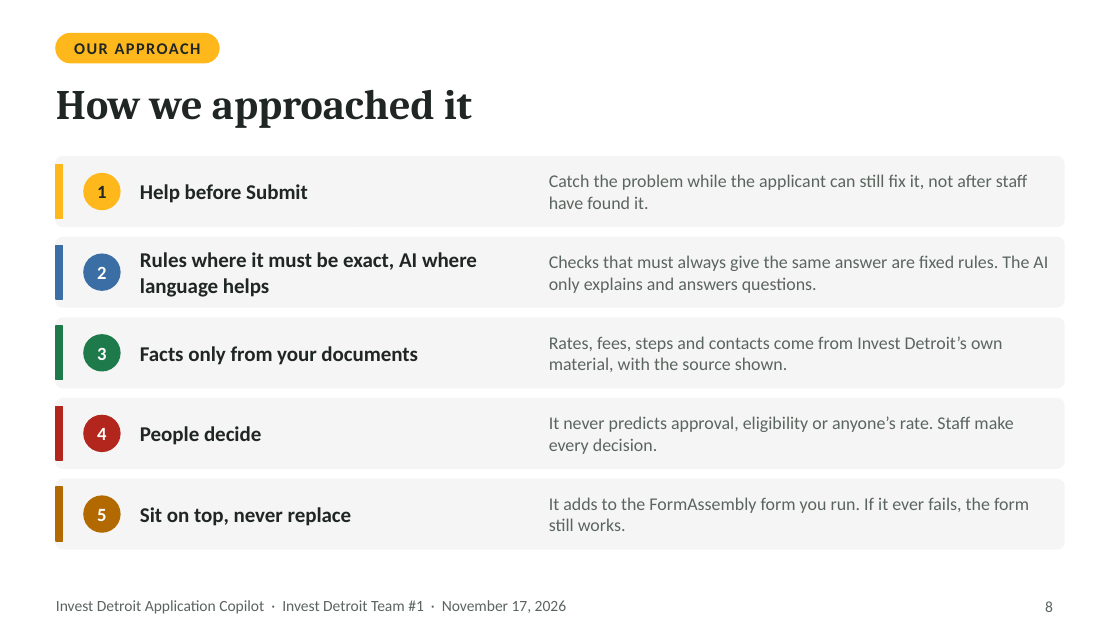
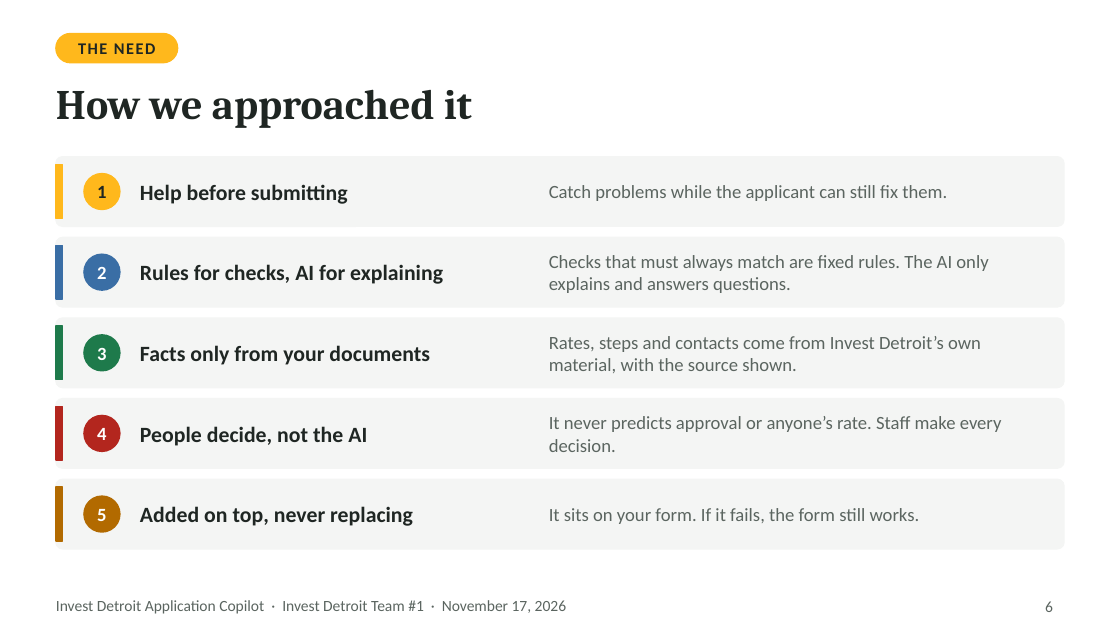
Before and after one commit to Ross-Business-Tech/Invest-Detroit-Project-1, a slide deck: slide 6 of docs/slides/Invest-Detroit-Copilot-Final-Presentation.pptx (slide 8 before the commit). Drawn at 1120x630 pixels with LibreOffice and Linux fonts; fonts in the diff are those of the drawing. Boxes give left, top, right and bottom in pixels: in the first picture for what was removed or moved away, otherwise in the second. Text is boxed around its words. In the diff, an @@ line names an element or a change of style, - is before the commit and + after.

```diff
--- a/docs/slides/Invest-Detroit-Copilot-Final-Presentation.pptx
+++ b/docs/slides/Invest-Detroit-Copilot-Final-Presentation.pptx
@@ rounded rectangle: place and size @@
-rounded rectangle at <box>56,34,218,63</box>
+rounded rectangle at <box>56,34,178,63</box>
@@ text at <box>78,43,155,54</box>: text changed @@
-OUR APPROACH
+THE NEED
@@ text at <box>140,184,348,204</box>: text changed; size 13.5 to 14 pt @@
-Help before Submit
+Help before submitting
@@ text at <box>549,185,947,201</box>: text changed; size 11.5 to 12 pt @@
-Catch the problem while the applicant can still fix it, not after staff have found it.
+Catch problems while the applicant can still fix them.
@@ text at <box>140,264,443,284</box>: text changed; size 13.5 to 14 pt @@
-Rules where it must be exact, AI where language helps
+Rules for checks, AI for explaining
@@ text at <box>549,255,988,293</box>: text changed; size 11.5 to 12 pt @@
-Checks that must always give the same answer are fixed rules. The AI only explains and answers questions.
+Checks that must always match are fixed rules. The AI only explains and answers questions.
@@ text "Facts only from your documents" at <box>140,345,430,365</box>: size 13.5 to 14 pt @@
@@ text at <box>549,336,981,373</box>: text changed; size 11.5 to 12 pt @@
-Rates, fees, steps and contacts come from Invest Detroit’s own material, with the source shown.
+Rates, steps and contacts come from Invest Detroit’s own material, with the source shown.
@@ text at <box>549,416,1002,452</box>: text changed; size 11.5 to 12 pt @@
-It never predicts approval, eligibility or anyone’s rate. Staff make every decision.
+It never predicts approval or anyone’s rate. Staff make every decision.
@@ text at <box>140,426,367,446</box>: text changed; size 13.5 to 14 pt @@
-People decide
+People decide, not the AI
@@ text at <box>140,506,413,526</box>: text changed; size 13.5 to 14 pt @@
-Sit on top, never replace
+Added on top, never replacing
@@ text at <box>549,508,920,524</box>: text changed; size 11.5 to 12 pt @@
-It adds to the FormAssembly form you run. If it ever fails, the form still works.
+It sits on your form. If it fails, the form still works.
@@ page number at <box>1045,601,1053,612</box>: text changed @@
-8
+6
```
Also in this commit, not shown: 16 other slides changed, 3 slides added, 14 slides removed, 5 other files.
